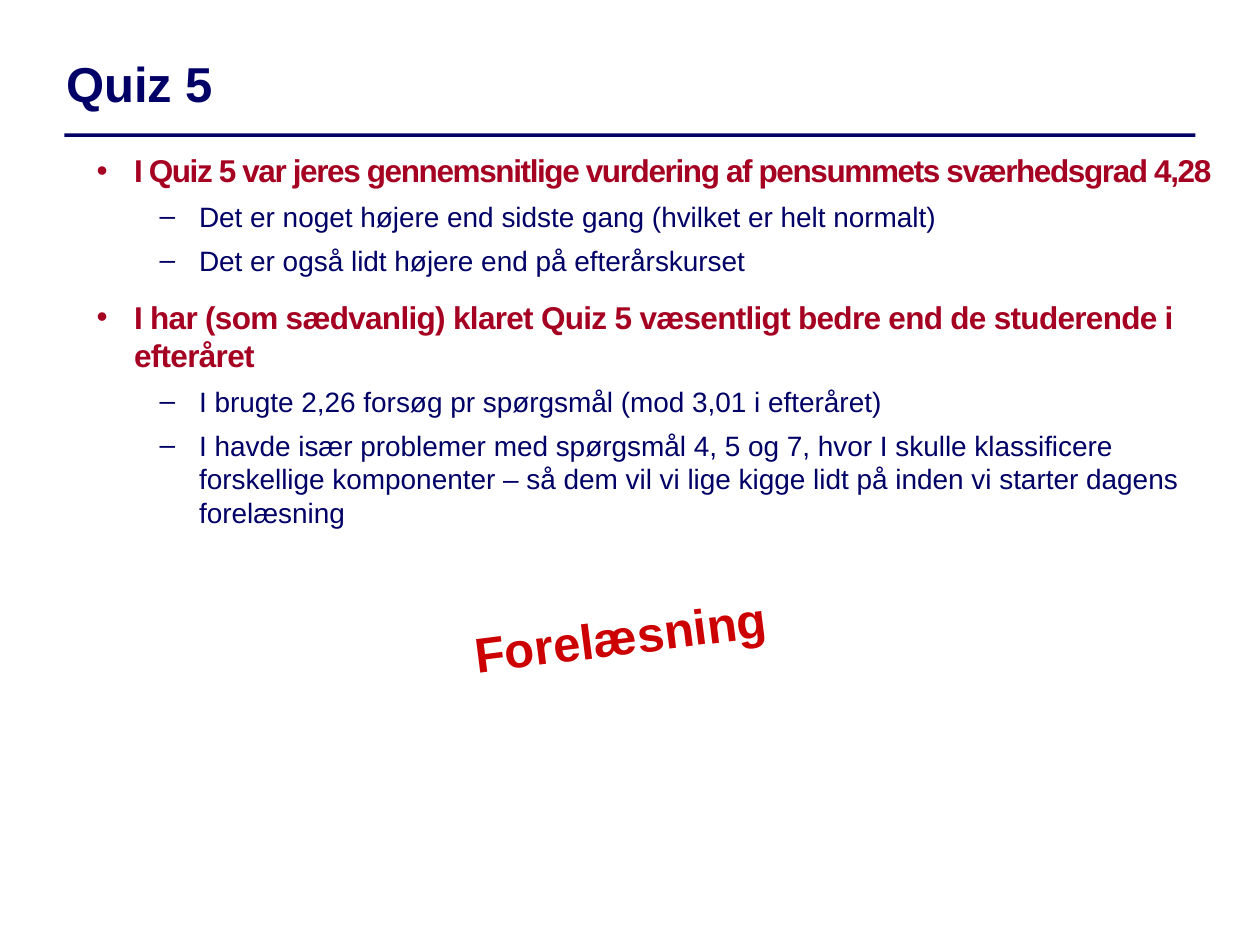
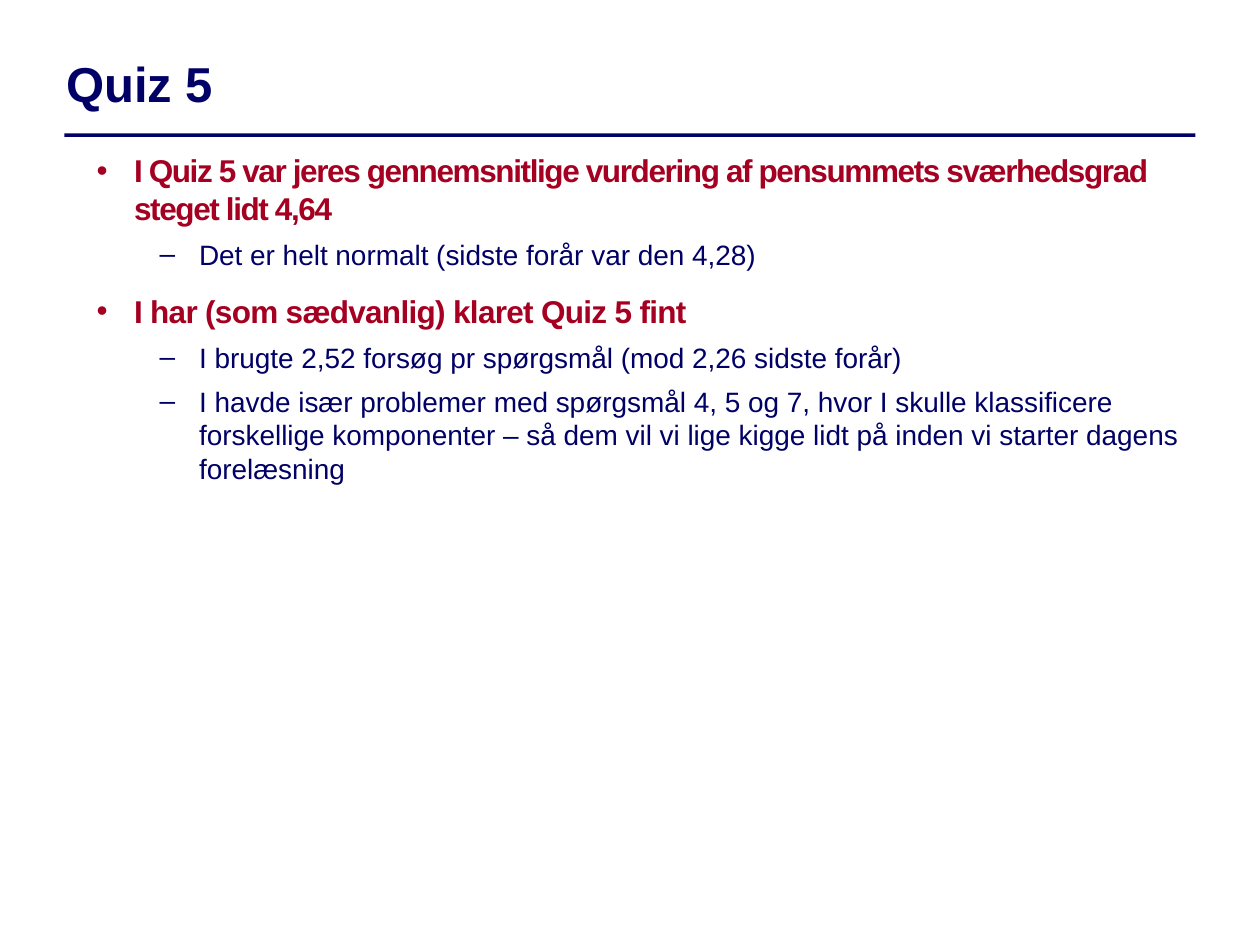
Before and after one commit to IntProgAU/Materiale, a slide deck: slide 3 of web/g22/status/Status6.pptx (slide 4 before the commit). Drawn at 1260x945 pixels with LibreOffice and Linux fonts; fonts in the diff are those of the drawing. Boxes give left, top, right and bottom in pixels: in the first picture for what was removed or moved away, otherwise in the second. Text is boxed around its words. In the diff, an @@ line names an element or a change of style, - is before the commit and + after.

```diff
--- a/web/g22/status/Status6.pptx
+++ b/web/g22/status/Status6.pptx
@@ text at (134,159,1148,373): text changed; size 16 to 18 pt; text colour #000066 to #A50021; bold on @@
-  • I Quiz 5 var jeres gennemsnitlige vurdering af pensummets sværhedsgrad 4,28
-  – Det er noget højere end sidste gang (hvilket er helt normalt)
-  – Det er også lidt højere end på efterårskurset
-  • I har (som sædvanlig) klaret Quiz 5 væsentligt bedre end de studerende i efteråret
-  – I brugte 2,26 forsøg pr spørgsmål (mod 3,01 i efteråret)
+  • I Quiz 5 var jeres gennemsnitlige vurdering af pensummets sværhedsgrad steget lidt 4,64
+  – Det er helt normalt (sidste forår var den 4,28)
+  • I har (som sædvanlig) klaret Quiz 5 fint
+  – I brugte 2,52 forsøg pr spørgsmål (mod 2,26 sidste forår)
@@ text removed at (392,572,849,700) @@
-Forelæsning
```
Also in this commit, not shown: 3 other slides changed, 1 slide added.
